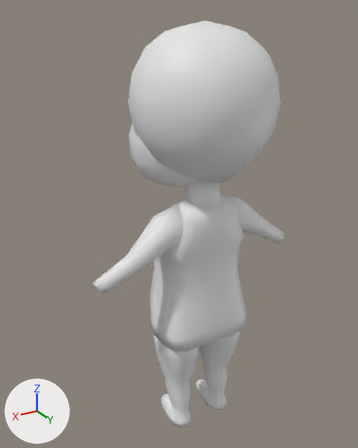
Two versions of the Blender file Blender 4.0 modelado de cero a 100 Masterclass 1/Luffy/modeling/blocking.blend, one commit apart.
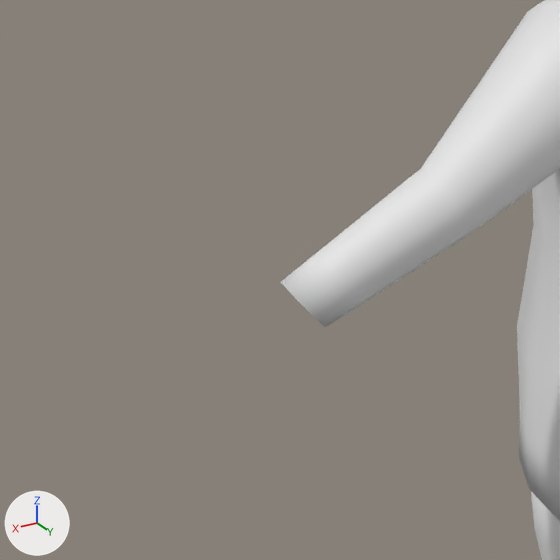
The first picture shows the older version from a camera (50 mm lens) standing at (1.45, 2.18, 2.49) and looking at (0.08, -0.11, 1.35). The close-ups show both versions on the part from 7% to 45% of the width and 48% to 78% of the height of that picture; other places that the commit changed are outside them. The lights are fixed; the arrows at lower left show +X, +Y and +Z.
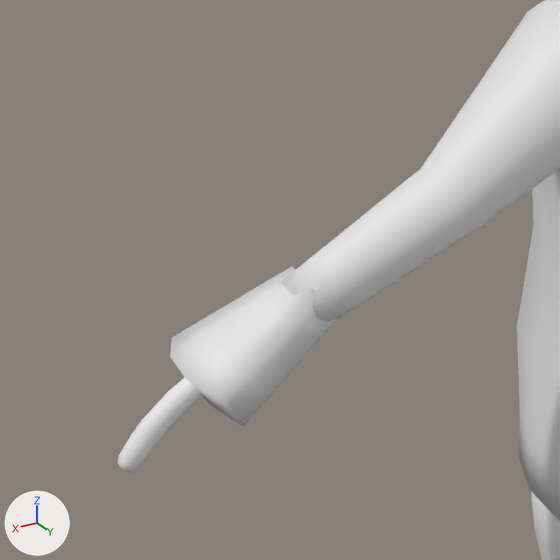
The change, as a diff of the scene's bpy script:
```diff
--- a/Blender 4.0 modelado de cero a 100 Masterclass 1/Luffy/modeling/blocking.blend.py
+++ b/Blender 4.0 modelado de cero a 100 Masterclass 1/Luffy/modeling/blocking.blend.py
@@ me_cylinder_003 @@
+me_cylinder_003.from_pydata(...)  # 241 vertices, 241 faces; spans x 0.47..3.25, y -1.15..1.14, z -8.93..1.89
+me_cylinder_003.polygons.foreach_set('use_smooth', [True] * 241)
@@ me_cube_002 @@
+me_cube_002.from_pydata(...)  # 40 vertices, 38 faces; spans x 0.605..0.81, y -0.107..0.06, z 1.03..1.167
+me_cube_002.polygons.foreach_set('use_smooth', [True] * 38)
@@ ob_cylinder_003 @@
+ob_cylinder_003 = bpy.data.objects.new('Cylinder.003', me_cylinder_003)
+ob_cylinder_003.location = (0.785, 0.0, 1.045)
+ob_cylinder_003.rotation_euler = (0.0, -0.924, 0.0)  # degrees (0, -53, 0)
+ob_cylinder_003.scale = (0.0147, 0.0147, 0.0147)
@@ ob_cube_003 @@
+ob_cube_003 = bpy.data.objects.new('Cube.003', me_cube_002)
+ob_cube_003.location = (0.0, 0.0, 0.0)
+_m = ob_cube_003.modifiers.new('Mirror', 'MIRROR')
```

Boxes [x1, y1, x2, y2] around the edits, measured in the close-ups (560 x 560 px):
'Cube.003', added
    after: [170, 266, 337, 426]
'Cylinder.003', added
    after: [117, 377, 203, 473]
